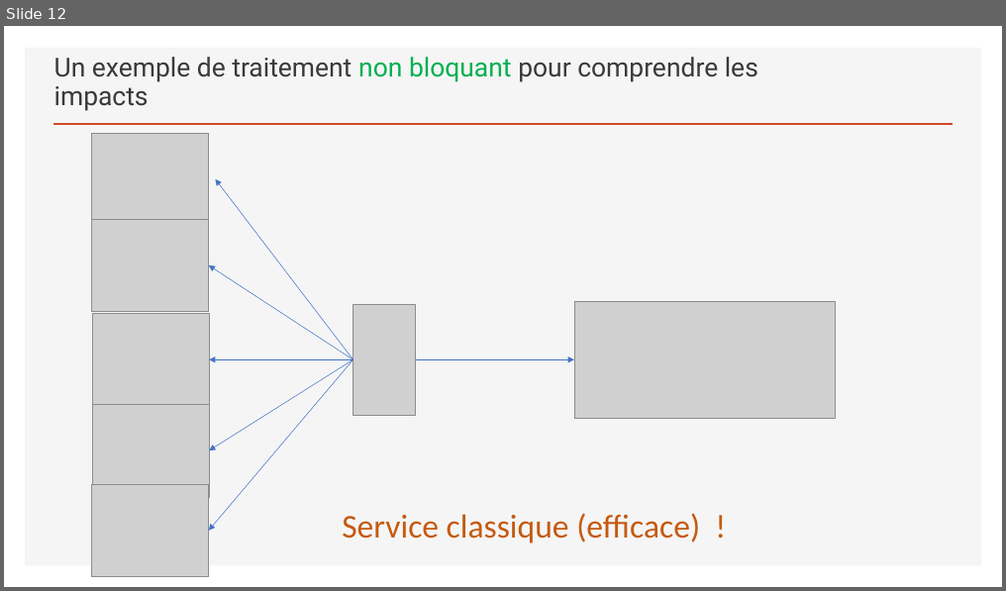
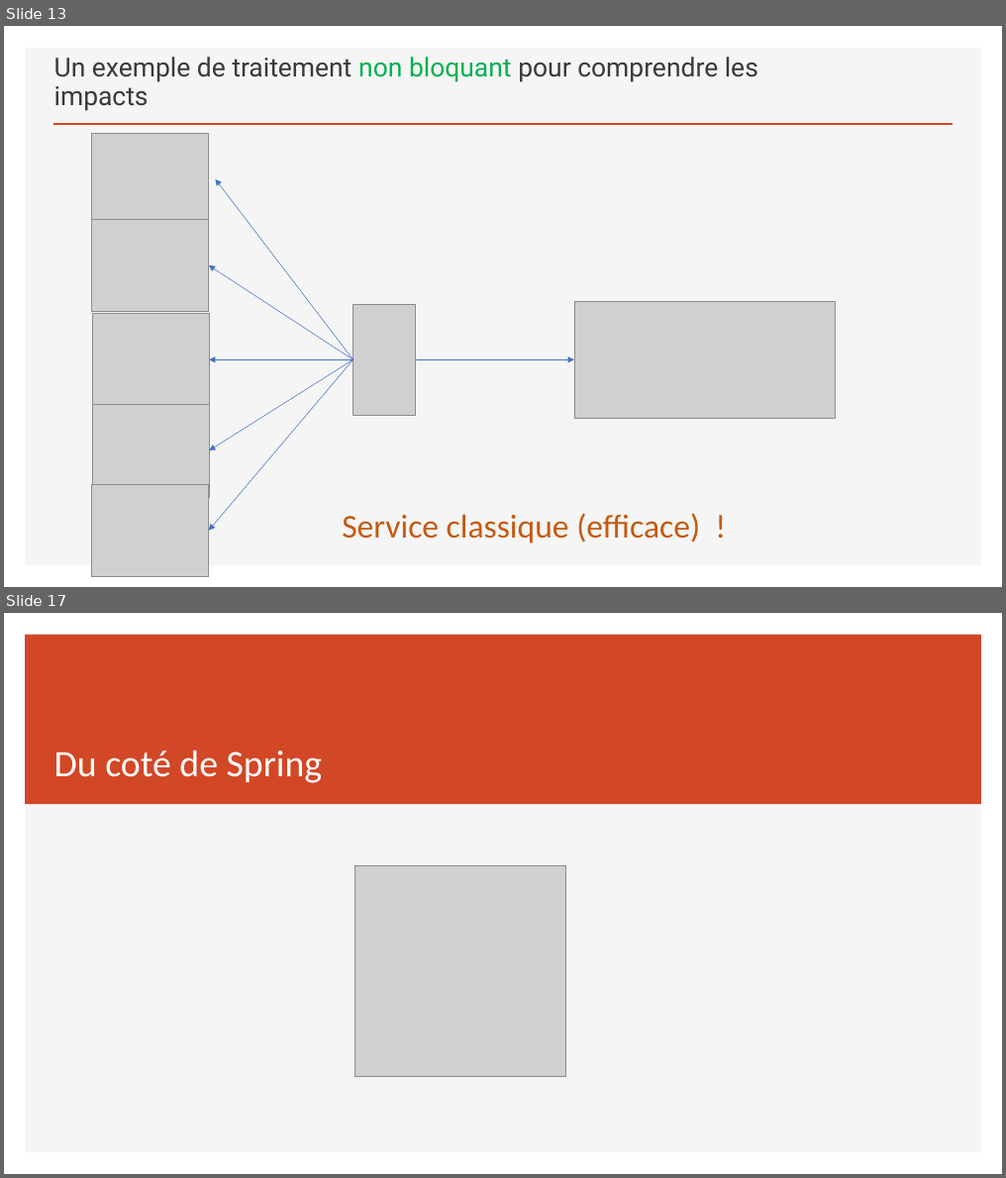
Before and after one commit to sebzuki/webflux-vs-web, a slide deck: REACTIVE.pptx. Shown one above the other, each under a label of ours: slide 12 before the commit, slides 13 and 17 after it; the slides between them are not shown. The pictures are 1006x591 and 1006x1178 pixels, drawn with LibreOffice and Linux fonts; fonts in the diff are those of the drawing; grey boxes stand for pictures. Boxes give left, top, right and bottom in pixels: in the first picture for what was removed or moved away, otherwise in the second. Text is boxed around its words. In the diff, an @@ line names an element or a change of style, - is before the commit and + after.

```diff
--- a/REACTIVE.pptx
+++ b/REACTIVE.pptx
@@ slide 17 added at <box>4,613,1002,1174</box>, background #FFFFFF; not listed: 1 template element that a slide beside it also shows @@
@@ rectangle added at <box>25,635,982,805</box>, fill #D24726 @@
@@ title added at <box>54,750,323,783</box>, 36 pt, text #FFFFFF @@
+Du coté de Spring
@@ picture added at <box>355,866,565,1076</box> @@
@@ what was slide 12 is now slide 13 @@
```
Also in this commit, not shown: 7 slides changed, 32 other slides added, 11 slides removed, 33 other files.
